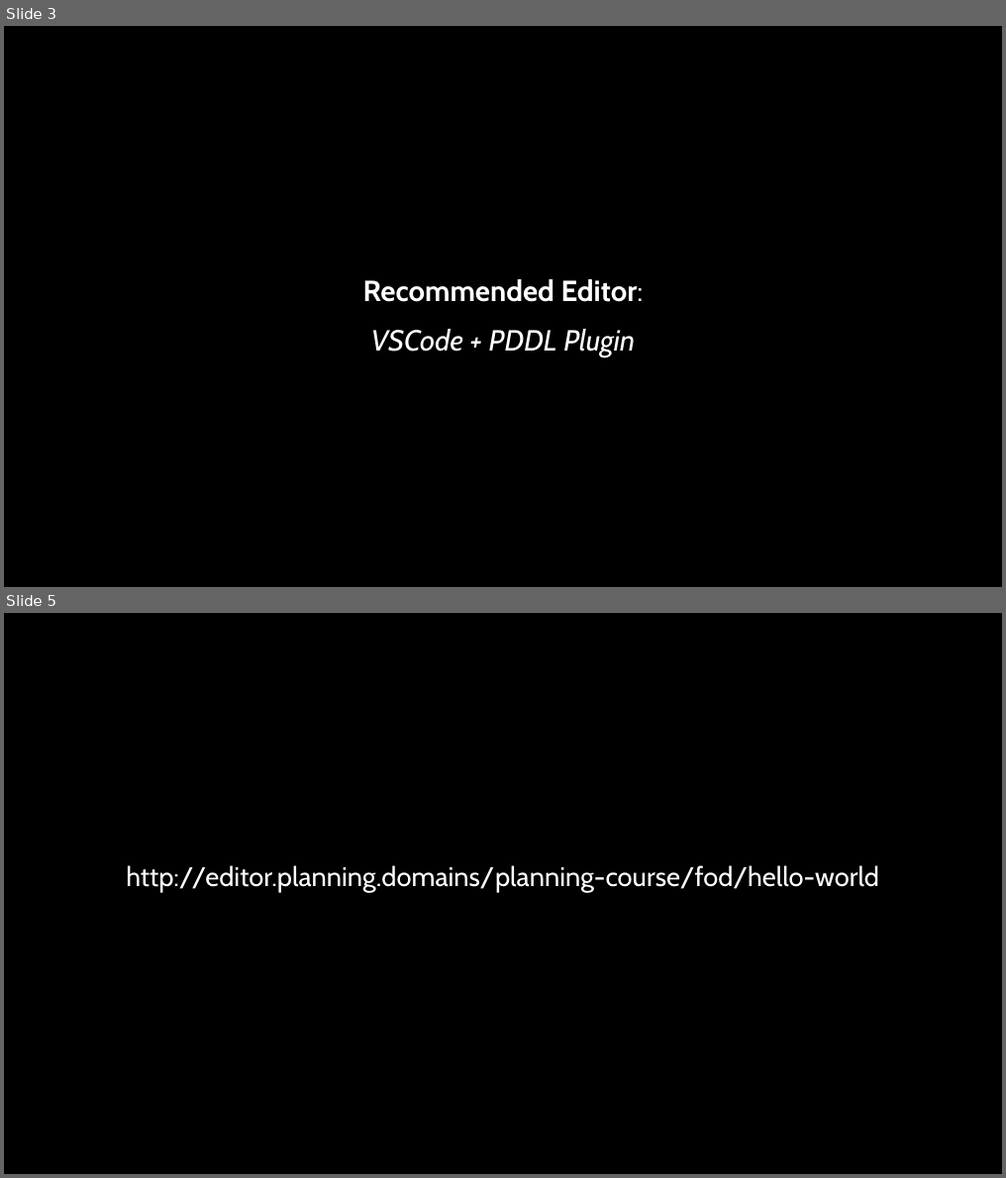
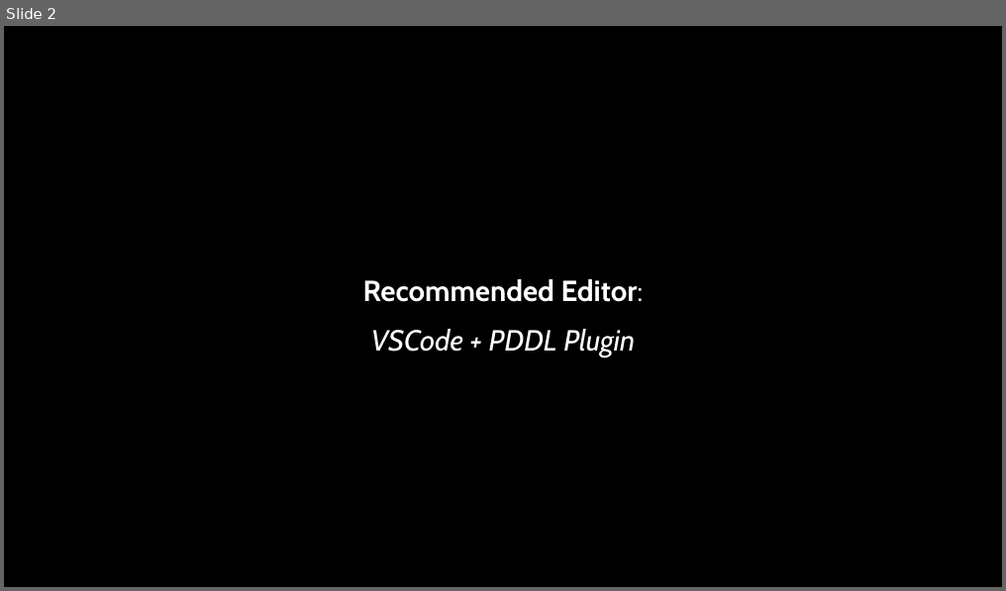
Before and after one commit to AI-Planning/modeling-in-pddl, a slide deck: exercises/cisc-813/adl/slides.pptx. Shown one above the other, each under a label of ours: slides 3 and 5 before the commit, slide 2 after it; the slides between them are not shown. The pictures are 1006x1178 and 1006x591 pixels, drawn with LibreOffice and Linux fonts; fonts in the diff are those of the drawing. Boxes give left, top, right and bottom in pixels: in the first picture for what was removed or moved away, otherwise in the second. Text is boxed around its words. In the diff, an @@ line names an element or a change of style, - is before the commit and + after.

```diff
--- a/exercises/cisc-813/adl/slides.pptx
+++ b/exercises/cisc-813/adl/slides.pptx
@@ slide 5 removed at <box>4,613,1002,1174</box>, background #000000 @@
@@ text removed at <box>126,865,879,893</box> @@
-http://editor.planning.domains/planning-course/fod/hello-world
@@ what was slide 3 is now slide 2 @@
```
Also in this commit, not shown: 2 slides changed, 3 slides added, 16 other slides removed, 2 other files.
